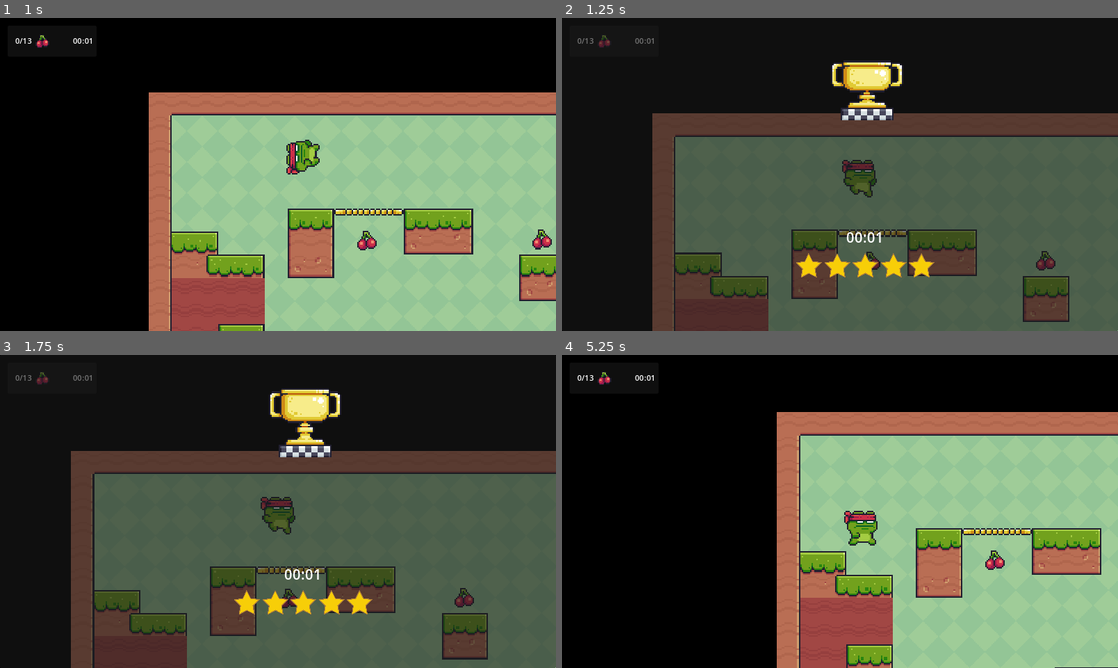
Above: before the commit, frames 1-4 (two rows, left to right).
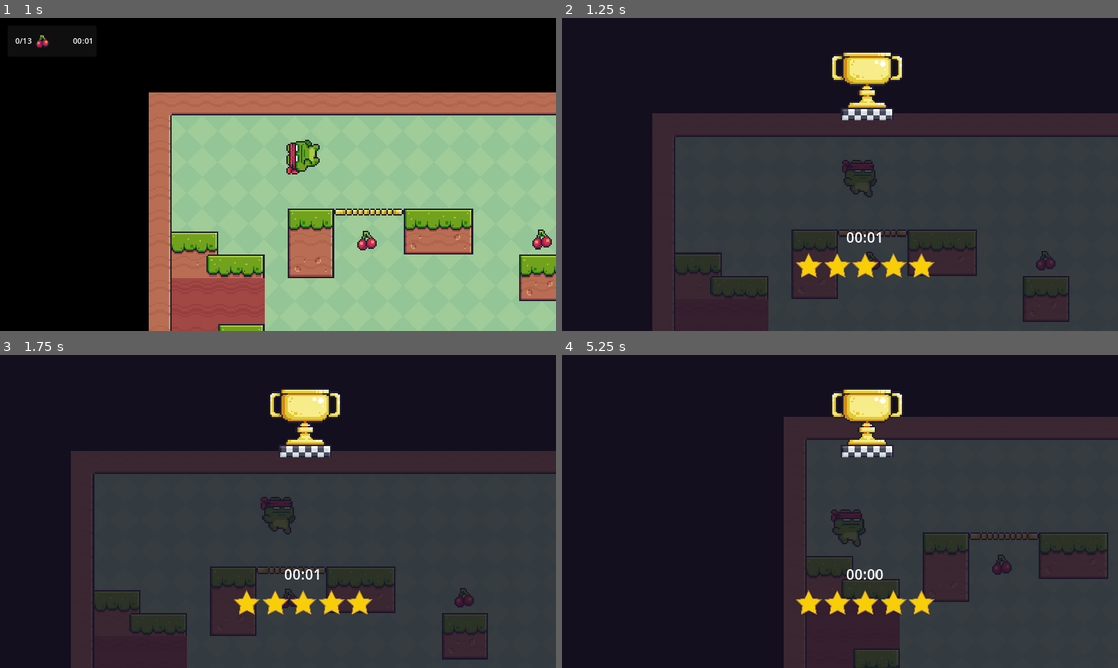
Above: after the commit, the same moments.

Repository: jvgpinheiro/2d-platform-game
Game: Godot game, scene res://main.tscn
Same seed, same stepped clock (60 frames per second), same inputs: the game is played once before the commit and once after it.
Inputs:
- Up to frame 1 (1 s): hold Right (right) from 0.53 s (still down); tap L (finish_scene) at 0.6 s; tap Up (jump) at 0.77 s
- Up to frame 2 (1.25 s): keep holding Right (right)
- Up to frame 3 (1.75 s): keep holding Right (right); tap L (finish_scene) at 1.35 s; tap Up (jump) at 1.52 s
- Up to frame 4 (5.25 s): tap Enter at 2 s; release Right (right) at 2.03 s; hold Left (left) 2.03-2.78 s; tap O (resume) at 2.1, 4.35 s; tap L (finish_scene) at 2.3, 2.85, 3.6, 4.55, 5.1 s; hold Right (right) 2.78-4.28 s; tap Up (jump) at 3.02, 3.77, 4.52 s; tap J (reset) at 4.15 s; hold Left (left) 4.28-5.03 s; hold Right (right) from 5.03 s (still down)

Frame 1 is identical in both runs. In frame 2, 56% of the frame differs, in the area x 0-100%, y 0-100%; in frame 3, 57%; in frame 4, 98%.

Commit message:
Polish and improvements

Diff:
--- a/game_manager.gd
+++ b/game_manager.gd
@@ -117,7 +117,9 @@
 		"max_points": max_points,
 		"points": points,
 		"scene_time_elapsed": scene_time_elapsed,
+		"formatted_scene_time_elapsed": get_formatted_scene_time_elapsed(),
 		"accumlated_time_elapsed": total_time_elapsed,
+		"formatted_total_time_elapsed": get_formatted_total_time_elapsed(),
 		"stars_rating": stars_rating,
 	}
 	finished_scenes_results.push_back(result)
@@ -140,6 +142,7 @@
 
 
 func finish_game():
+	isFinished = true
 	#Game finish delayed timer
 	finished_game_timer.start()
 
@@ -158,6 +161,5 @@
 
 
 func _on_finished_game_timer_timeout():
-	isFinished = true
 	pause()
 	game_finished.emit(finished_scenes_results)
--- a/main.tscn
+++ b/main.tscn
@@ -8,12 +8,7 @@
 [ext_resource type="PackedScene" uid="uid://bs136v7ule683" path="res://scenes/cherry.tscn" id="4_bayay"]
 [ext_resource type="Script" path="res://game_manager.gd" id="5_as1b3"]
 [ext_resource type="PackedScene" uid="uid://i12jx2k7s6ho" path="res://scenes/score_panel.tscn" id="8_nnb78"]
-[ext_resource type="Script" path="res://scenes/game_over_panel.gd" id="9_oiqgk"]
-[ext_resource type="Texture2D" uid="uid://qucedk217bit" path="res://End (Idle).png" id="10_inq2y"]
-[ext_resource type="Script" path="res://scenes/trophy.gd" id="10_l5y1e"]
-[ext_resource type="Texture2D" uid="uid://cse8d1huypnc8" path="res://End (Pressed) (64x64).png" id="11_g03sq"]
-[ext_resource type="Script" path="res://scenes/rating.gd" id="13_csvju"]
-[ext_resource type="Texture2D" uid="uid://xgg7txt1salr" path="res://Five Stars.png" id="14_f0jht"]
+[ext_resource type="PackedScene" uid="uid://bo0yfxoqc5kxu" path="res://scenes/scene_over_panel.tscn" id="9_ehigv"]
 
 [sub_resource type="GDScript" id="GDScript_foxnp"]
 script/source = "extends Node
@@ -779,81 +774,8 @@
 physics_layer_1/collision_layer = 1
 sources/0 = SubResource("TileSetAtlasSource_xy4ks")
 
-[sub_resource type="AtlasTexture" id="AtlasTexture_0aamw"]
-atlas = ExtResource("11_g03sq")
-region = Rect2(0, 0, 64, 64)
-
-[sub_resource type="AtlasTexture" id="AtlasTexture_km8bv"]
-atlas = ExtResource("11_g03sq")
-region = Rect2(64, 0, 64, 64)
-
-[sub_resource type="AtlasTexture" id="AtlasTexture_nphif"]
-atlas = ExtResource("11_g03sq")
-region = Rect2(128, 0, 64, 64)
-
-[sub_resource type="AtlasTexture" id="AtlasTexture_7a2tp"]
-atlas = ExtResource("11_g03sq")
-region = Rect2(192, 0, 64, 64)
-
-[sub_resource type="AtlasTexture" id="AtlasTexture_fbyo3"]
-atlas = ExtResource("11_g03sq")
-region = Rect2(256, 0, 64, 64)
-
-[sub_resource type="AtlasTexture" id="AtlasTexture_aq5oo"]
-atlas = ExtResource("11_g03sq")
-region = Rect2(320, 0, 64, 64)
-
-[sub_resource type="AtlasTexture" id="AtlasTexture_sqmeb"]
-atlas = ExtResource("11_g03sq")
-region = Rect2(384, 0, 64, 64)
-
-[sub_resource type="AtlasTexture" id="AtlasTexture_14351"]
-atlas = ExtResource("11_g03sq")
-region = Rect2(448, 0, 64, 64)
-
-[sub_resource type="AtlasTexture" id="AtlasTexture_ofotg"]
-atlas = ExtResource("10_inq2y")
-region = Rect2(0, 0, 64, 64)
-
-[sub_resource type="SpriteFrames" id="SpriteFrames_2v6qo"]
-animations = [{
-"frames": [{
-"duration": 1.0,
-"texture": SubResource("AtlasTexture_0aamw")
-}, {
-"duration": 1.0,
-"texture": SubResource("AtlasTexture_km8bv")
-}, {
-"duration": 1.0,
-"texture": SubResource("AtlasTexture_nphif")
-}, {
-"duration": 1.0,
-"texture": SubResource("AtlasTexture_7a2tp")
-}, {
-"duration": 1.0,
-"texture": SubResource("AtlasTexture_fbyo3")
-}, {
-"duration": 1.0,
-"texture": SubResource("AtlasTexture_aq5oo")
-}, {
-"duration": 1.0,
-"texture": SubResource("AtlasTexture_sqmeb")
-}, {
-"duration": 1.0,
-"texture": SubResource("AtlasTexture_14351")
-}],
-"loop": true,
-"name": &"complete",
-"speed": 10.0
-}, {
-"frames": [{
-"duration": 1.0,
-"texture": SubResource("AtlasTexture_ofotg")
-}],
-"loop": true,
-"name": &"idle",
-"speed": 20.0
-}]
+[sub_resource type="StyleBoxFlat" id="StyleBoxFlat_io6mg"]
+bg_color = Color(0.0980392, 0.0784314, 0.156863, 0.784314)
 
 [node name="Node" type="Node"]
 
@@ -949,46 +871,8 @@
 
 [node name="ScorePanel" parent="UI" instance=ExtResource("8_nnb78")]
 
-[node name="GameOverPanel" type="Panel" parent="UI"]
-visible = false
-anchors_preset = 15
-anchor_right = 1.0
-anchor_bottom = 1.0
-grow_horizontal = 2
-grow_vertical = 2
-script = ExtResource("9_oiqgk")
-
-[node name="Trophy" type="Node2D" parent="UI/GameOverPanel"]
-position = Vector2(632, 140)
-script = ExtResource("10_l5y1e")
-
-[node name="AnimatedSprite2D" type="AnimatedSprite2D" parent="UI/GameOverPanel/Trophy"]
-position = Vector2(0, -32)
-scale = Vector2(3.25, 3.25)
-sprite_frames = SubResource("SpriteFrames_2v6qo")
-animation = &"complete"
-frame_progress = 0.579719
-
-[node name="Rating" type="Node2D" parent="UI/GameOverPanel"]
-position = Vector2(628, 480)
-script = ExtResource("13_csvju")
-
-[node name="Sprite2D" type="Sprite2D" parent="UI/GameOverPanel/Rating"]
-position = Vector2(0, 32)
-scale = Vector2(0.150146, 0.150146)
-texture = ExtResource("14_f0jht")
-
-[node name="Label" type="Label" parent="UI/GameOverPanel/Rating"]
-offset_left = -48.0
-offset_top = -48.0
-offset_right = 48.0
-offset_bottom = -6.0
-size_flags_horizontal = 6
-size_flags_vertical = 0
-theme_override_font_sizes/font_size = 30
-text = "00:00"
-horizontal_alignment = 1
-vertical_alignment = 1
+[node name="SceneOverPanel" parent="UI" instance=ExtResource("9_ehigv")]
+theme_override_styles/panel = SubResource("StyleBoxFlat_io6mg")
 
 [connection signal="on_max_points_changed" from="GameManager" to="UI/ScorePanel" method="_on_game_manager_on_max_points_changed"]
 [connection signal="on_points_changed" from="GameManager" to="UI/ScorePanel" method="_on_game_manager_on_points_changed"]
@@ -996,8 +880,7 @@
 [connection signal="on_total_time_elapsed_change" from="GameManager" to="UI/ScorePanel" method="_on_game_manager_on_total_time_elapsed_change"]
 [connection signal="paused" from="GameManager" to="Main Scene/FrogMC" method="_on_game_manager_paused"]
 [connection signal="resumed" from="GameManager" to="Main Scene/FrogMC" method="_on_game_manager_resumed"]
-[connection signal="scene_finished" from="GameManager" to="UI/GameOverPanel" method="_on_game_manager_scene_finished"]
-[connection signal="scene_finished" from="GameManager" to="UI/GameOverPanel/Trophy" method="_on_game_manager_scene_finished"]
-[connection signal="scene_finished" from="GameManager" to="UI/GameOverPanel/Rating" method="_on_game_manager_scene_finished"]
+[connection signal="scene_finished" from="GameManager" to="UI/ScorePanel" method="_on_game_manager_scene_finished"]
+[connection signal="scene_finished" from="GameManager" to="UI/SceneOverPanel" method="_on_game_manager_scene_finished"]
 [connection signal="timeout" from="GameManager/FinishedSceneTimer" to="GameManager" method="_on_finished_scene_timer_timeout"]
 [connection signal="timeout" from="GameManager/FinishedGameTimer" to="GameManager" method="_on_finished_game_timer_timeout"]
--- a/scenes/rating.gd
+++ b/scenes/rating.gd
@@ -2,7 +2,6 @@
 
 @onready var sprite_2d = $Sprite2D
 @onready var label = $Label
-@onready var game_manager = %GameManager
 
 const rating_img_path_dictionary = {
 	1: "res://One Star.png",
@@ -13,7 +12,7 @@
 }
 
 
-func _on_game_manager_scene_finished(result):
-	var path = rating_img_path_dictionary[result.stars_rating]
+func display_rating(scene_result):
+	var path = rating_img_path_dictionary[scene_result.stars_rating]
 	sprite_2d.texture = load(path)
-	label.text = game_manager.get_formatted_scene_time_elapsed()
+	label.text = scene_result.formatted_scene_time_elapsed
--- a/scenes/game_over_panel.gd
+++ b/scenes/scene_over_panel.gd
@@ -1,5 +1,7 @@
 extends Panel
 
+@onready var rating = $Rating
 
 func _on_game_manager_scene_finished(result):
 	visible = true
+	rating.display_rating(result)
--- /dev/null
+++ b/scenes/scene_over_panel.tscn
@@ -0,0 +1,125 @@
+[gd_scene load_steps=17 format=3 uid="uid://bo0yfxoqc5kxu"]
+
+[ext_resource type="Script" path="res://scenes/scene_over_panel.gd" id="1_dmugi"]
+[ext_resource type="Script" path="res://scenes/trophy.gd" id="2_1hcxi"]
+[ext_resource type="Texture2D" uid="uid://cse8d1huypnc8" path="res://End (Pressed) (64x64).png" id="3_67ox3"]
+[ext_resource type="Texture2D" uid="uid://qucedk217bit" path="res://End (Idle).png" id="4_7s45r"]
+[ext_resource type="Script" path="res://scenes/rating.gd" id="5_h7bf7"]
+[ext_resource type="Texture2D" uid="uid://xgg7txt1salr" path="res://Five Stars.png" id="6_c0ffg"]
+
+[sub_resource type="AtlasTexture" id="AtlasTexture_0aamw"]
+atlas = ExtResource("3_67ox3")
+region = Rect2(0, 0, 64, 64)
+
+[sub_resource type="AtlasTexture" id="AtlasTexture_km8bv"]
+atlas = ExtResource("3_67ox3")
+region = Rect2(64, 0, 64, 64)
+
+[sub_resource type="AtlasTexture" id="AtlasTexture_nphif"]
+atlas = ExtResource("3_67ox3")
+region = Rect2(128, 0, 64, 64)
+
+[sub_resource type="AtlasTexture" id="AtlasTexture_7a2tp"]
+atlas = ExtResource("3_67ox3")
+region = Rect2(192, 0, 64, 64)
+
+[sub_resource type="AtlasTexture" id="AtlasTexture_fbyo3"]
+atlas = ExtResource("3_67ox3")
+region = Rect2(256, 0, 64, 64)
+
+[sub_resource type="AtlasTexture" id="AtlasTexture_aq5oo"]
+atlas = ExtResource("3_67ox3")
+region = Rect2(320, 0, 64, 64)
+
+[sub_resource type="AtlasTexture" id="AtlasTexture_sqmeb"]
+atlas = ExtResource("3_67ox3")
+region = Rect2(384, 0, 64, 64)
+
+[sub_resource type="AtlasTexture" id="AtlasTexture_14351"]
+atlas = ExtResource("3_67ox3")
+region = Rect2(448, 0, 64, 64)
+
+[sub_resource type="AtlasTexture" id="AtlasTexture_ofotg"]
+atlas = ExtResource("4_7s45r")
+region = Rect2(0, 0, 64, 64)
+
+[sub_resource type="SpriteFrames" id="SpriteFrames_2v6qo"]
+animations = [{
+"frames": [{
+"duration": 1.0,
+"texture": SubResource("AtlasTexture_0aamw")
+}, {
+"duration": 1.0,
+"texture": SubResource("AtlasTexture_km8bv")
+}, {
+"duration": 1.0,
+"texture": SubResource("AtlasTexture_nphif")
+}, {
+"duration": 1.0,
+"texture": SubResource("AtlasTexture_7a2tp")
+}, {
+"duration": 1.0,
+"texture": SubResource("AtlasTexture_fbyo3")
+}, {
+"duration": 1.0,
+"texture": SubResource("AtlasTexture_aq5oo")
+}, {
+"duration": 1.0,
+"texture": SubResource("AtlasTexture_sqmeb")
+}, {
+"duration": 1.0,
+"texture": SubResource("AtlasTexture_14351")
+}],
+"loop": true,
+"name": &"complete",
+"speed": 10.0
+}, {
+"frames": [{
+"duration": 1.0,
+"texture": SubResource("AtlasTexture_ofotg")
+}],
+"loop": true,
+"name": &"idle",
+"speed": 20.0
+}]
+
+[node name="SceneOverPanel" type="Panel"]
+visible = false
+anchors_preset = 15
+anchor_right = 1.0
+anchor_bottom = 1.0
+grow_horizontal = 2
+grow_vertical = 2
+script = ExtResource("1_dmugi")
+
+[node name="Trophy" type="Node2D" parent="."]
+position = Vector2(632, 140)
+script = ExtResource("2_1hcxi")
+
+[node name="AnimatedSprite2D" type="AnimatedSprite2D" parent="Trophy"]
+position = Vector2(0, -32)
+scale = Vector2(3.25, 3.25)
+sprite_frames = SubResource("SpriteFrames_2v6qo")
+animation = &"complete"
+frame_progress = 0.579719
+
+[node name="Rating" type="Node2D" parent="."]
+position = Vector2(628, 480)
+script = ExtResource("5_h7bf7")
+
+[node name="Sprite2D" type="Sprite2D" parent="Rating"]
+position = Vector2(0, 32)
+scale = Vector2(0.150146, 0.150146)
+texture = ExtResource("6_c0ffg")
+
+[node name="Label" type="Label" parent="Rating"]
+offset_left = -48.0
+offset_top = -48.0
+offset_right = 48.0
+offset_bottom = -6.0
+size_flags_horizontal = 6
+size_flags_vertical = 0
+theme_override_font_sizes/font_size = 30
+text = "00:00"
+horizontal_alignment = 1
+vertical_alignment = 1
--- a/scenes/score_panel.gd
+++ b/scenes/score_panel.gd
@@ -19,3 +19,7 @@
 
 func _on_game_manager_on_scene_time_elapsed_change(time_elapsed, formatted_time_elapsed):
 	scene_time_elapsed_change.emit(time_elapsed, formatted_time_elapsed)
+
+
+func _on_game_manager_scene_finished(result):
+	visible = false
Not shown: 1 places in main.tscn that only renumber resources
